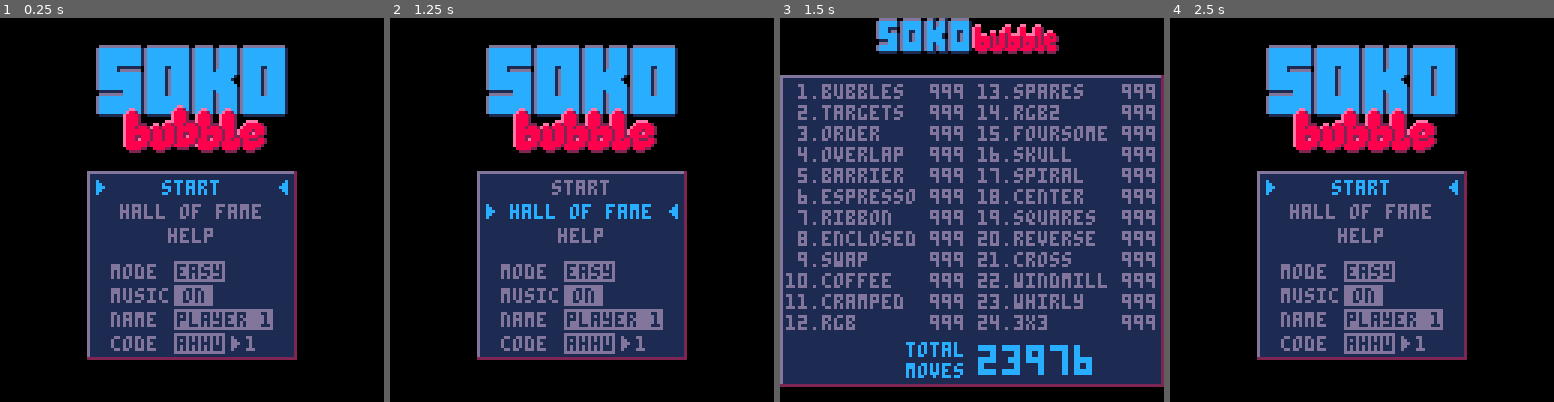
Above: before the commit, frames 1-4 (left to right).
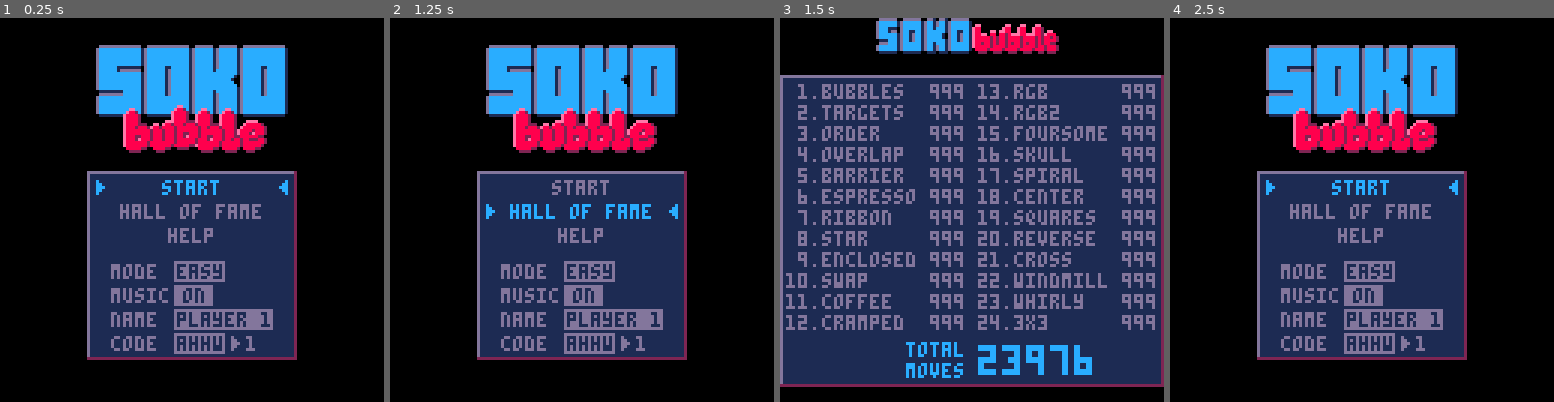
Above: after the commit, the same moments.

Repository: erwinbonsma/SokoBubbleP8
Game: PICO-8 cartridge sokobubble.p8
Same seed, same stepped clock (60 frames per second), same inputs: the game is played once before the commit and once after it.
Inputs:
- Up to frame 1 (0.25 s): no input
- Up to frame 2 (1.25 s): tap O (Z key) at 0.33, 1.07 s; tap Down at 0.7 s
- Up to frame 3 (1.5 s): tap X (X key) at 1.43 s
- Up to frame 4 (2.5 s): hold Up from 1.97 s (still down); tap X (X key) at 2.07 s; tap O (Z key) at 2.22 s

Frames 1-2 are identical in both runs. In frame 3, 1.8% of the frame differs, in the area x 10-79%, y 17-82%; in frame 4, nothing differs.

Commit message:
Replaced level 'spares' by level 'star'

Diff:
--- a/sokobubble.p8
+++ b/sokobubble.p8
@@ -33,6 +33,10 @@
  mapdef={112,0,8,8},
  id=24
 },{
+ name="star",
+ mapdef={67,8,7,7},
+ id=27
+},{
  name="enclosed",
  mapdef={48,0,8,8},
  id=8,
@@ -54,10 +58,6 @@
  name="rgb",
  mapdef={29,8,7,7},
  id=21,
-},{
- name="spares",
- mapdef={67,8,7,7},
- id=23
 },{
  name="rgb2",
  mapdef={56,0,8,8},
@@ -2780,11 +2780,11 @@
 3556003f005575353545003f0000753535000000000000353566007575007635353f005600003f3522350000560031343555000000005535357b000037555935357b000000595535350000000065753522350046660035223500450040000035390065007c0000353700006a6500003735000000000000353500000000000035
 3336363636363634333636363636363433363636363636343336383a383a3634203636363636362122333636363634222036363636363621333636363d36363420363636363636212036363636363621222036363636212220363636363636213a3636363636383933383a3636383a3433363636363636343336363636363634
 3136363636363231363b363b36323136363636363231363636363636323136363636363231363636363636323136363632222222313636363636323136363636363632313636363636323136363636363632000000000000000000000000000000000000000000000000000000000000000000000000000000000000660d460d
-350056000000353575397639753535000000000035355c00000000003535000056756535355c0000000000353500000033363632355c0000707535355c0000000000353567006f006c35355c000000000035000000000000000000000000000000000000000000000000000000000000000000000000000000000000600e400f
-350037003770353500000000003535005c50400035357550765670553535000000005535350070595b500035350000500000753535750000700035350070595b500035355c77605700353500704060500035000000000000000000000000000000000000000000000000000000000000000000000000000000000000600f400e
-355c3576356c353570005c0050353500605600663535755076567055353500505c006635350070797b5000353e38763056563a3c35760101707535350070797b500035357f7000505f3535004676665600350000000000000000000000000000000000000000000000000000000000000000000000000000000000006f0e4f0e
-350033363d363c35000000000035350070006c6c353500000000000035350060700000353500000000000035355c50007000553535750000700035350070557550003535006c6057003535005565754500350000000000000000000000000000000000000000000000000000000000000000000000000000000000007d0e5d0f
-35005000006c3535553756375535350000766c4735350000000000003535760000000035203200000000312135000000000055353500000070753535007075555000353577006f00673535000000000000350000000000000000000000000000000000000000000000000000000000000000000000000000000000006d0f4d0e
+350056000000353575397639753535000000000035355c00000000003535000056756535355c0000000000353500000033363632355c0000707535355c0000000000353567006d006735355c000000000035000000000000000000000000000000000000000000000000000000000000000000000000000000000000600e400f
+350037003770353500000000003535005c50400035357550765670553535000000005535350070595b500035350000500000753535750000700035350070595b500035355c46400000353500704060500035000000000000000000000000000000000000000000000000000000000000000000000000000000000000600f400e
+355c3576356c353570005c0050353500605600663535755076567055353500505c006635350070797b5000353e38763056563a3c35760101707535350070797b500035355d6000605d3535004676665600350000000000000000000000000000000000000000000000000000000000000000000000000000000000006f0e4f0e
+350033363d363c35000000000035350070006c6c353500000000000035350060700000353500000000000035355c5000700055353575000070003535007055755000353500004066003535005565754500350000000000000000000000000000000000000000000000000000000000000000000000000000000000007d0e5d0f
+35005000006c3535553756375535350000766c4735350000000000003535760000000035203200000000312135000000000055353500000070753535007075555000353547006d00473535000000000000350000000000000000000000000000000000000000000000000000000000000000000000000000000000006d0f4d0e
 3336363636363433363d363d3634333636363636343336363636363634333636363636342233363636363422333636363636363433363636363634203636363636362133363636363634333636363636363400000000000000000000000000000000000000000000000000000000000000000000000000000000000000000000
 3a3b383737313831363636363636320000000000000000000000000000000000000000000000000000000000000000000000000000000000000000000000000000000000000000000000000000000000000000000000000000000000000000000000000000000000000000000000000000000000000000000000000000000000
 22355c3e3c3e3835590050007075350000000000000000000000000000000000000000000000000000000000000000000000000000000000000000000000000000000000000000000000000000000000000000000000000000000000000000000000000000000000000000000000000000000000000000000000000000000000
